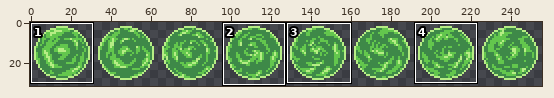
One commit to this sprite sheet: entities/orb/orb.png. Above: a wide view before the commit, with the close-up outlined.
Close-up. Before:
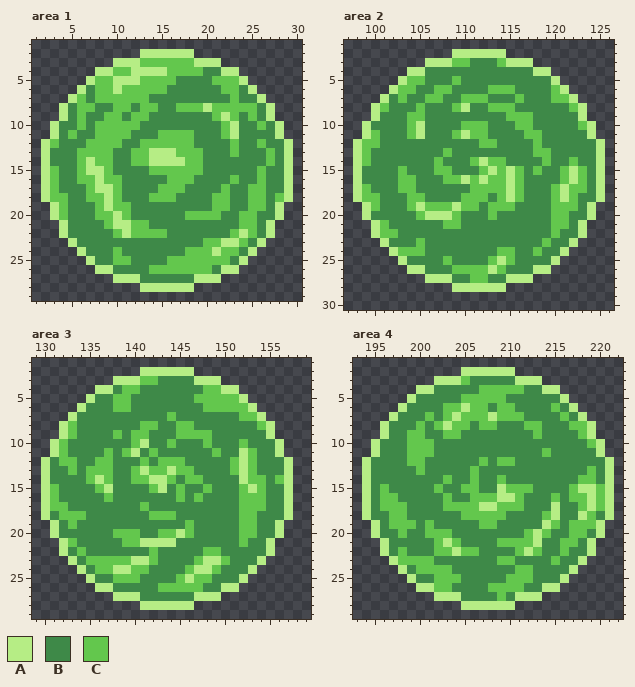
The file is 256x32 pixels. Colours within 5 levels of each other are drawn and written as one. Shown: area 1: x 1..30, y 1..29; area 2: x 97..126, y 1..30; area 3: x 129..159, y 1..29; area 4: x 193..222, y 1..29. The commit also changed other parts of the picture, which this record leaves out.
Palette (. is transparent): A #b6ed85  B #3e8948  C #63c74d
The result:
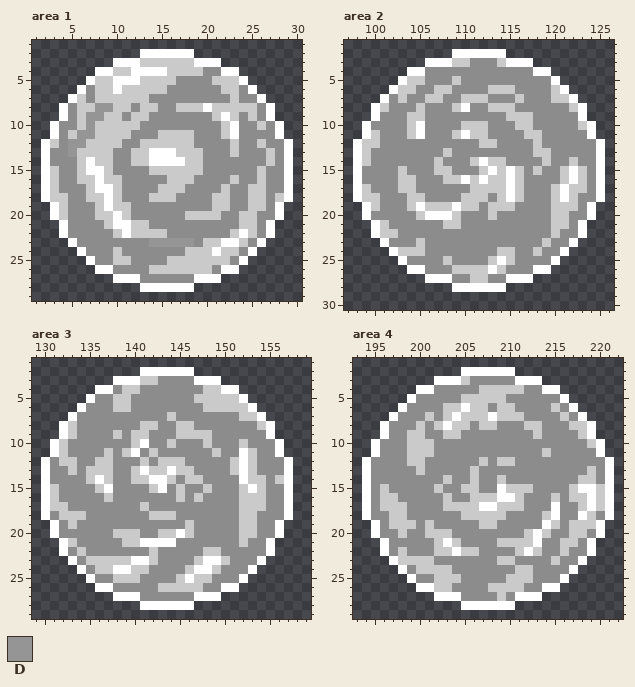
Colours new in this view: D #959595
From old to new:
@@ palette @@
-A #b6ed85
+A #ffffff
-B #3e8948
+B #8c8c8c
-C #63c74d
+C #cacaca
--- area 1
@@ x 3..11 @@
  7 ..ACBCCCC
- 8 .ABCCBBCC
- 9 .ABCBBCCB
-10 ABBCBCCCC
-11 ABCBBCCCC
-12 CBBBCCCCB
-13 BBBCCCCBB
+ 8 .ABCCDDCC
+ 9 .ABCDDCCB
+10 ABBCDCCCC
+11 ABCDDCCCC
+12 CBDDCCCCB
+13 BBDCCCCBB
 14 BBBCACCBB
@@ x 12..20 @@
 22 CCCCBBBBB
-23 BBBBBBBBC
+23 BBDDDDDBC
 24 BBBBBBCCC
Boxes around the changes in both close-ups, in picture pixels (x1, y1, x2, y2):
changed: (41, 49, 293, 292)
changed: (353, 49, 605, 292)
changed: (41, 367, 293, 610)
changed: (362, 367, 614, 610)
